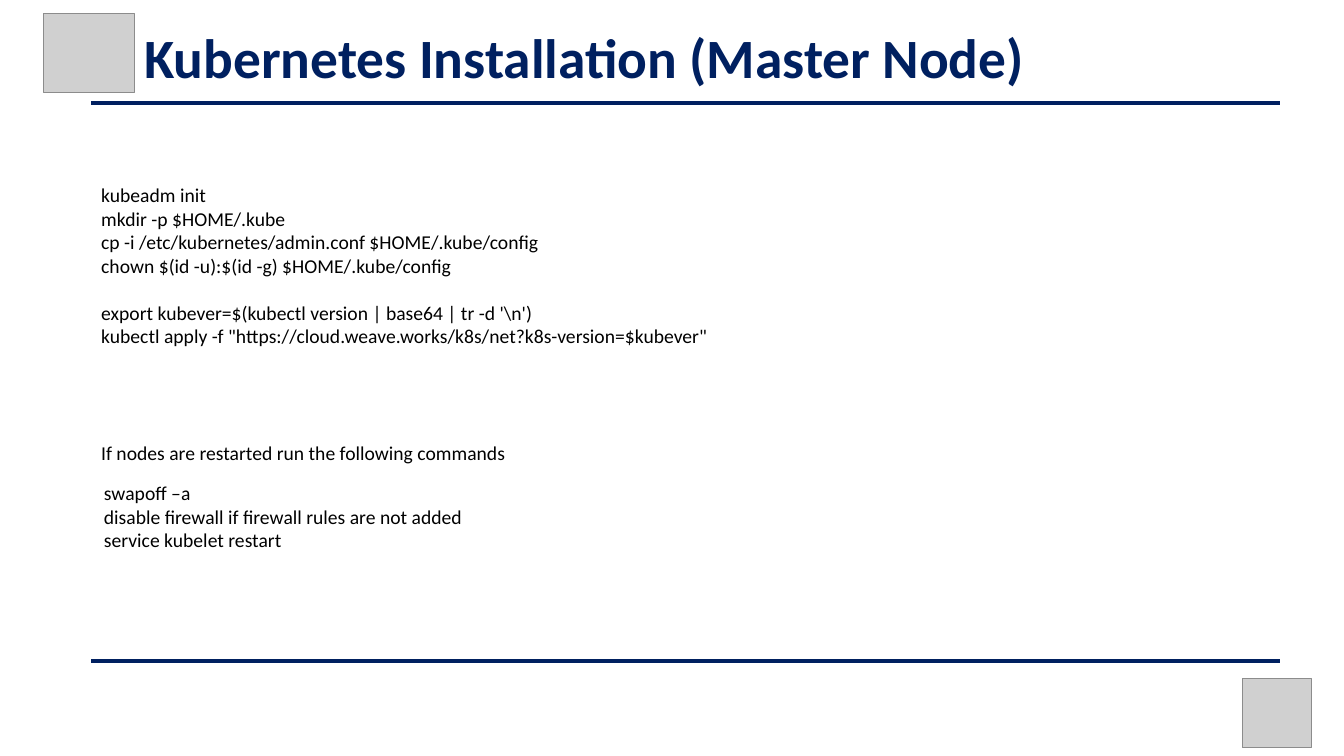
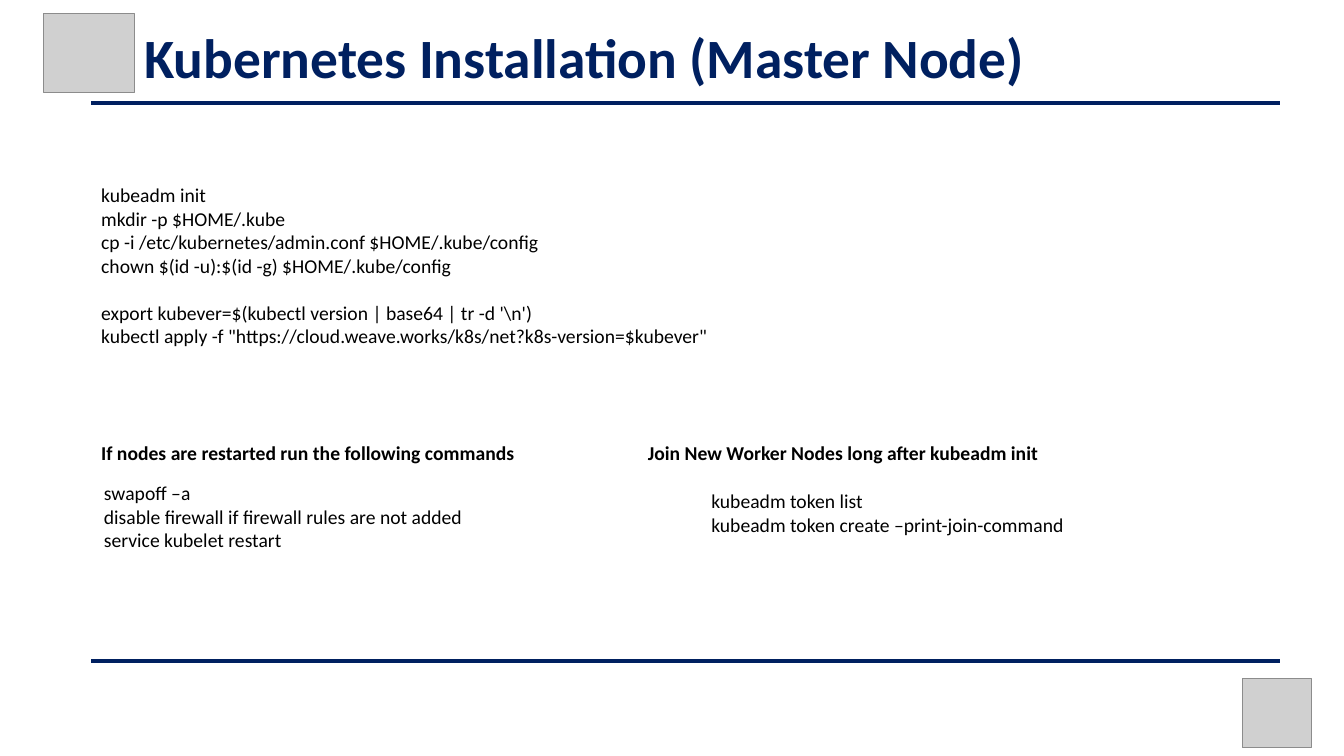
Before and after one commit to phanindravedula/Contents, a slide deck: slide 14 of On-Premise/Kubernetes.pptx (slide 15 before the commit). Drawn at 1344x756 pixels with LibreOffice and Linux fonts; fonts in the diff are those of the drawing; grey boxes stand for pictures. Boxes give left, top, right and bottom in pixels: in the first picture for what was removed or moved away, otherwise in the second. Text is boxed around its words. In the diff, an @@ line names an element or a change of style, - is before the commit and + after.

Commit message:
updated K8S

```diff
--- a/On-Premise/Kubernetes.pptx
+++ b/On-Premise/Kubernetes.pptx
@@ text "If nodes are restarted run ..." at (101,446,514,464): bold on @@
@@ text added at (648,446,1038,464), 14 pt, text #000000, bold @@
+Join New Worker Nodes long after kubeadm init
@@ text added at (711,494,1063,536), 14 pt, text #000000 @@
+kubeadm token list
+kubeadm token create –print-join-command
```
Also in this commit, not shown: 2 other slides changed, 1 slide removed.
